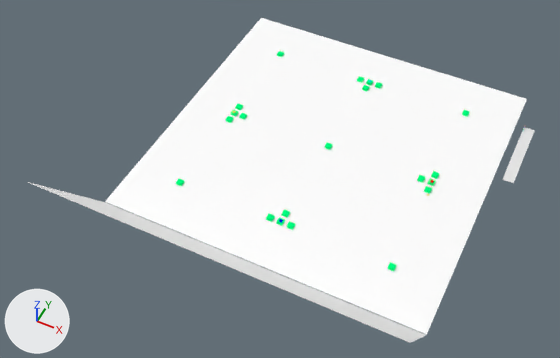
A saved change to the Blender file blender/blender-project/map.blend.
Before and after are seen from a 50 mm lens placed at (133.0, -339.0, 374.0), pointed at (-9.0, -54.0, 18.0). Arrows for +X, +Y and +Z are at lower left; the lights stay in place.

Before the edit, the objects in view are built like this:
```python
me_plane_001 = bpy.data.meshes.new('Plane.001')
me_plane_001.from_pydata([(-3.7, -26.9, 0.0), (3.7, -26.9, 0.0), (-3.7, 26.9, 0.0), (3.7, 26.9, 0.0)], [], [(0, 1, 3, 2)])
me_plane_002 = bpy.data.meshes.new('Plane.002')
me_plane_002.from_pydata([(-106.0, -106.0, 0.0), (106.0, -106.0, 0.0), (-106.0, 106.0, 0.0), (106.0, 106.0, 0.0)], [], [(0, 1, 3, 2)])
me_plane_002.materials.append(mat_ground_color_001)  # white #ffffff
me_plane_003 = bpy.data.meshes.new('Plane.003')
me_plane_003.from_pydata(...)  # a box spanning x -1.99..1.99, y -1.99..1.99, z -1.64..1.64
me_plane_003.materials.append(mat_plate_material)  # green #00ff7e
me_plane_004 = bpy.data.meshes.new('Plane.004')
me_plane_004.from_pydata([(-106.0, -26.0, 36.0), (106.0, -26.0, 36.0), (-106.0, 26.0, -36.0), (106.0, 26.0, -36.0)], [], [(0, 1, 3, 2)])
me_plane_004.materials.append(mat_ground_color_007)  # white #ffffff
ob_area_1 = bpy.data.objects.new('area-1', me_plane_003)
ob_area_1.location = (72.0, 0.0, 0.1)
ob_area_1_1 = bpy.data.objects.new('area-1-1', me_plane_003)
ob_area_1_1.location = (72.1, -7.0, 0.1)
ob_area_1_1_1 = bpy.data.objects.new('area-1-1-1', me_plane_003)
ob_area_1_1_1.location = (73.2, -73.1, 0.1)
ob_area_1_2 = bpy.data.objects.new('area-1-2', me_plane_003)
ob_area_1_2.location = (65.1, 0.0, 0.1)
ob_area_1_3 = bpy.data.objects.new('area-1-3', me_plane_003)
ob_area_1_3.location = (72.0, 7.0, 0.1)
ob_area_2_3 = bpy.data.objects.new('area-2-3', me_plane_003)
ob_area_2_3.location = (7.0, -72.0, 0.1)
ob_editor_only_plane = bpy.data.objects.new('editor-only-plane', me_plane_001)
ob_editor_only_plane.location = (115.5, 50.4, 0.0)
ob_ground = bpy.data.objects.new('ground', me_plane_002)
ob_ground.location = (0.0, 0.0, 0.0)
ob_wall_1 = bpy.data.objects.new('wall-1', me_plane_004)
ob_wall_1.location = (0.0, -131.5, 34.4)
```
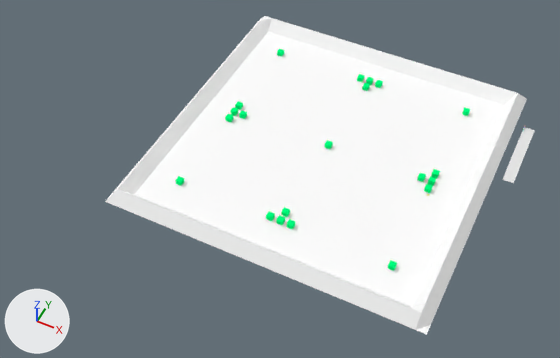
Boxes (x1, y1, x2, y2) around the edits, measured in the pictures (560 x 358 px):
'ground', reshaped: before (105, 18, 527, 334); after (105, 16, 527, 334)
'wall-1', deleted: before (28, 182, 426, 343)
'area-1-1-1', moved: before (388, 262, 396, 271); after (388, 260, 397, 271)
'area-2', moved: before (276, 218, 285, 226); after (276, 215, 285, 225)
'area-2-1', moved: before (266, 214, 275, 222); after (266, 211, 275, 221)
'area-2-2', moved: before (281, 210, 290, 218); after (281, 207, 290, 217)
'area-2-3', moved: before (287, 221, 295, 230); after (287, 219, 295, 229)
'area-2-1-1', moved: before (176, 179, 184, 186); after (175, 176, 184, 186)
'area-1-1', moved: before (424, 186, 432, 194); after (424, 184, 433, 193)
'area-1-2', moved: before (417, 175, 425, 183); after (417, 173, 426, 182)
'area-1', moved: before (428, 179, 436, 186); after (428, 176, 436, 186)
'area-1-3', moved: before (431, 171, 439, 179); after (431, 169, 440, 178)
'area-3-1', moved: before (235, 104, 243, 110); after (235, 101, 243, 110)
'area-3-2', moved: before (239, 113, 247, 120); after (239, 111, 247, 119)
'area-3-3', moved: before (225, 116, 233, 123); after (225, 114, 233, 122)
'area-3', moved: before (230, 110, 238, 117); after (230, 107, 238, 116)
'area-0', moved: before (325, 143, 332, 150); after (325, 140, 333, 149)
'area-4-1', moved: before (375, 82, 382, 88); after (375, 80, 383, 88)
'area-4-2', moved: before (362, 85, 370, 91); after (362, 83, 370, 91)
'area-4', moved: before (366, 79, 373, 86); after (366, 77, 374, 85)
'area-4-1-1', moved: before (462, 110, 470, 117); after (462, 108, 470, 116)
'area-4-3', moved: before (357, 76, 364, 83); after (357, 74, 364, 82)
'area-3-1-1', moved: before (277, 51, 284, 57); after (277, 49, 284, 56)
part 1 of me_plane_002, added: after (105, 16, 527, 334)

The change in detail:
me_plane_002 is used by ob_ground; location (0.0, 0.0, 0.0).
me_plane_002 had 4 vertices, 1 face and spanned x -106.0..106.0, y -106.0..106.0, z 0.0.
me_plane_002 now has 361 vertices, 324 faces and spans x -106.0..106.0, y -106.0..106.0, z 0.0..8.0.
me_plane_002 part 1: 357 vertices added at x -106.0..106.0, y -106.0..106.0, z 0.0..8.0.
Object 'area-1-2' (ob_area_1_2) moves from (65.1, 0.0, 0.1) to (65.1, 0.0, 2.2).
Object 'area-1' (ob_area_1) moves from (72.0, 0.0, 0.1) to (72.0, 0.0, 2.2).
Object 'area-1-3' (ob_area_1_3) moves from (72.0, 7.0, 0.1) to (72.0, 7.0, 2.2).
Object 'area-1-1' (ob_area_1_1) moves from (72.1, -7.0, 0.1) to (72.1, -7.0, 2.2).
Object 'area-1-1-1' (ob_area_1_1_1) moves from (73.2, -73.1, 0.1) to (73.2, -73.1, 2.2).
Object 'area-2-3' (ob_area_2_3) moves from (7.0, -72.0, 0.1) to (7.0, -72.0, 2.2).
Object 'area-2' (ob_area_2) moves from (-0.1, -72.0, 0.1) to (-0.1, -72.0, 2.2).
Object 'area-2-1' (ob_area_2_1) moves from (-7.1, -72.0, 0.1) to (-7.1, -72.0, 2.2).
Object 'area-2-2' (ob_area_2_2) moves from (-0.1, -65.0, 0.1) to (-0.1, -65.0, 2.2).
Object 'area-2-1-1' (ob_area_2_1_1) moves from (-72.0, -72.0, 0.1) to (-72.0, -72.0, 2.2).
Object 'area-3' (ob_area_3) moves from (-72.0, 0.0, 0.1) to (-72.0, 0.0, 2.2).
Object 'area-3-1' (ob_area_3_1) moves from (-72.0, 7.0, 0.1) to (-72.0, 7.0, 2.2).
Object 'area-3-2' (ob_area_3_2) moves from (-65.0, 0.0, 0.1) to (-65.0, 0.0, 2.2).
Object 'area-3-3' (ob_area_3_3) moves from (-72.0, -7.0, 0.1) to (-72.0, -7.0, 2.2).
Object 'area-3-1-1' (ob_area_3_1_1) moves from (-72.0, 72.0, 0.1) to (-72.0, 72.0, 2.2).
Object 'area-4' (ob_area_4) moves from (0.0, 72.0, 0.1) to (0.0, 72.0, 2.2).
Object 'area-4-1' (ob_area_4_1) moves from (7.0, 72.0, 0.1) to (7.0, 72.0, 2.2).
Object 'area-4-2' (ob_area_4_2) moves from (0.0, 64.9, 0.1) to (0.0, 64.9, 2.2).
Object 'area-4-3' (ob_area_4_3) moves from (-7.1, 72.0, 0.1) to (-7.1, 72.0, 2.2).
Object 'area-4-1-1' (ob_area_4_1_1) moves from (72.0, 72.0, 0.1) to (72.0, 72.0, 2.2).
Object 'area-0' (ob_area_0) moves from (-0.3, 0.0, 0.1) to (-0.3, 0.0, 2.2).
Object 'wall-1' (ob_wall_1) is deleted.
